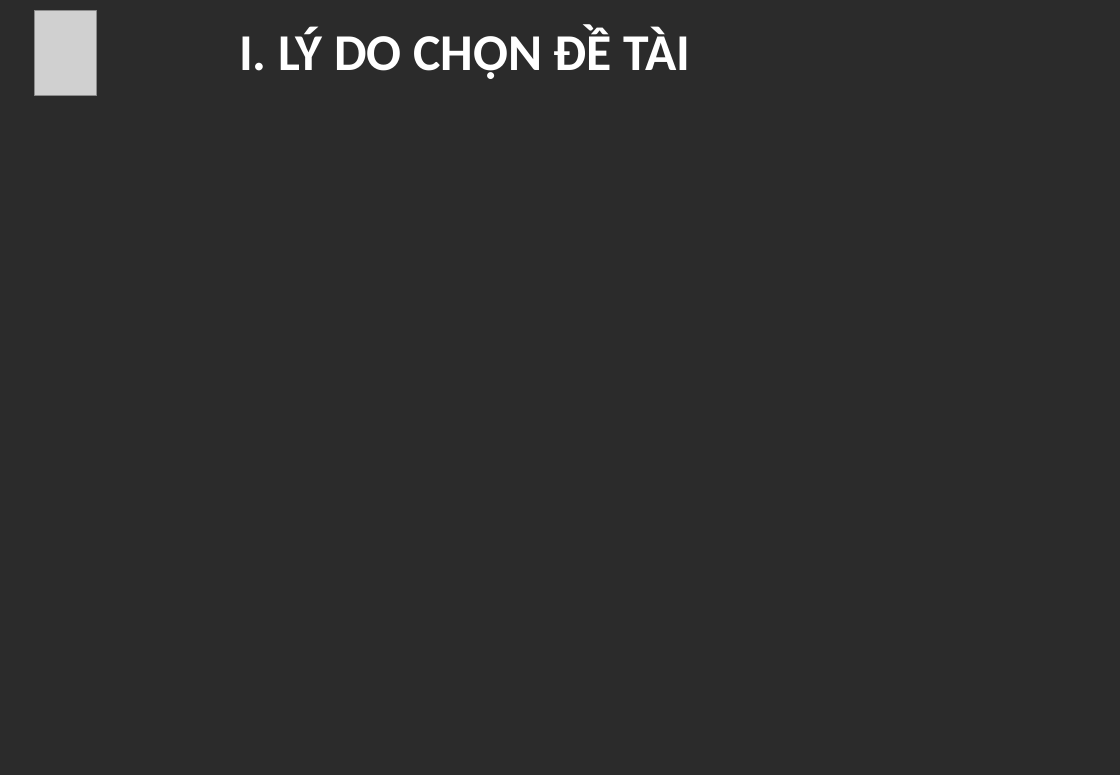
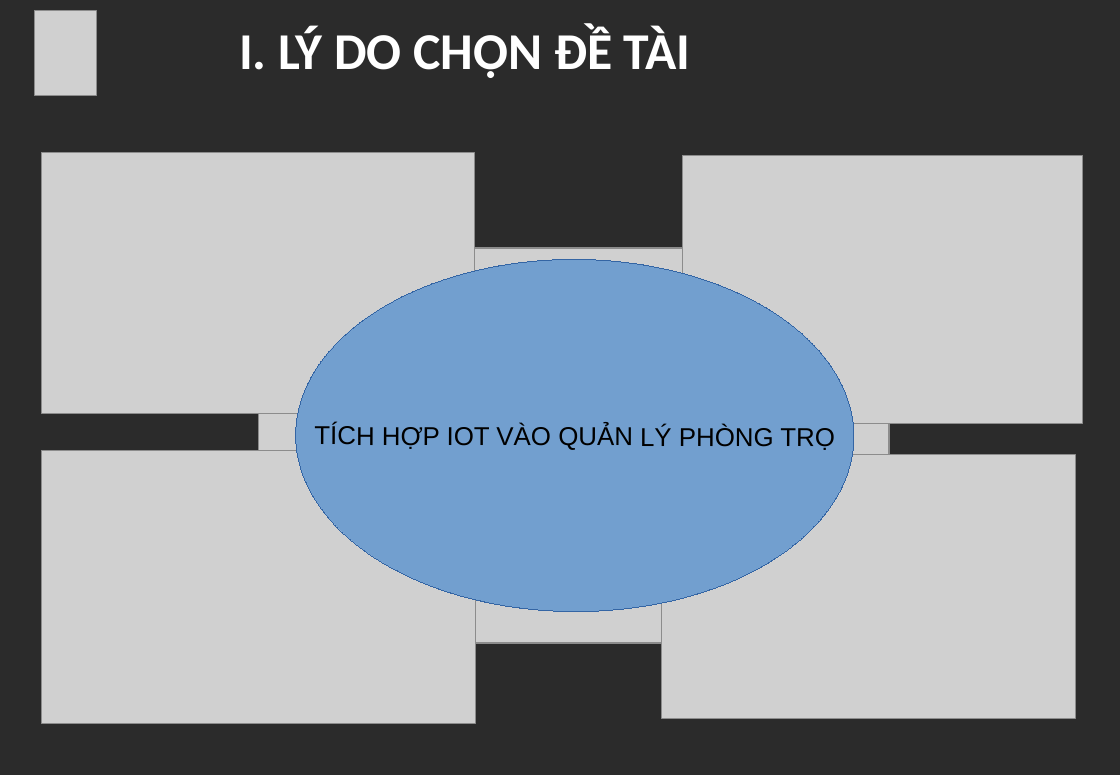
Before and after one commit to linh236/document_LVTN_2020, a slide deck: slide 3 of document/LVTN_2020_NQL.pptx. Drawn at 1120x775 pixels with LibreOffice and Linux fonts; fonts in the diff are those of the drawing; grey boxes stand for pictures; background and template pictures are left out; a plain dark background stands for a picture behind light text. Boxes give left, top, right and bottom in pixels: in the first picture for what was removed or moved away, otherwise in the second. Text is boxed around its words. In the diff, an @@ line names an element or a change of style, - is before the commit and + after.

```diff
--- a/document/LVTN_2020_NQL.pptx
+++ b/document/LVTN_2020_NQL.pptx
@@ picture added at (x1=41, y1=153, x2=475, y2=414) @@
@@ picture added at (x1=683, y1=155, x2=1083, y2=424) @@
@@ picture added at (x1=259, y1=248, x2=889, y2=643) @@
@@ ellipse added at (x1=295, y1=259, x2=855, y2=613), fill #729FCF, outline #3465A4 0.75 pt, 18 pt, text #000000 @@
+TÍCH HỢP IOT VÀO QUẢN LÝ PHÒNG TRỌ
@@ picture added at (x1=41, y1=451, x2=476, y2=724) @@
@@ picture added at (x1=662, y1=455, x2=1076, y2=719) @@
```
Also in this commit, not shown: 1 other file.
